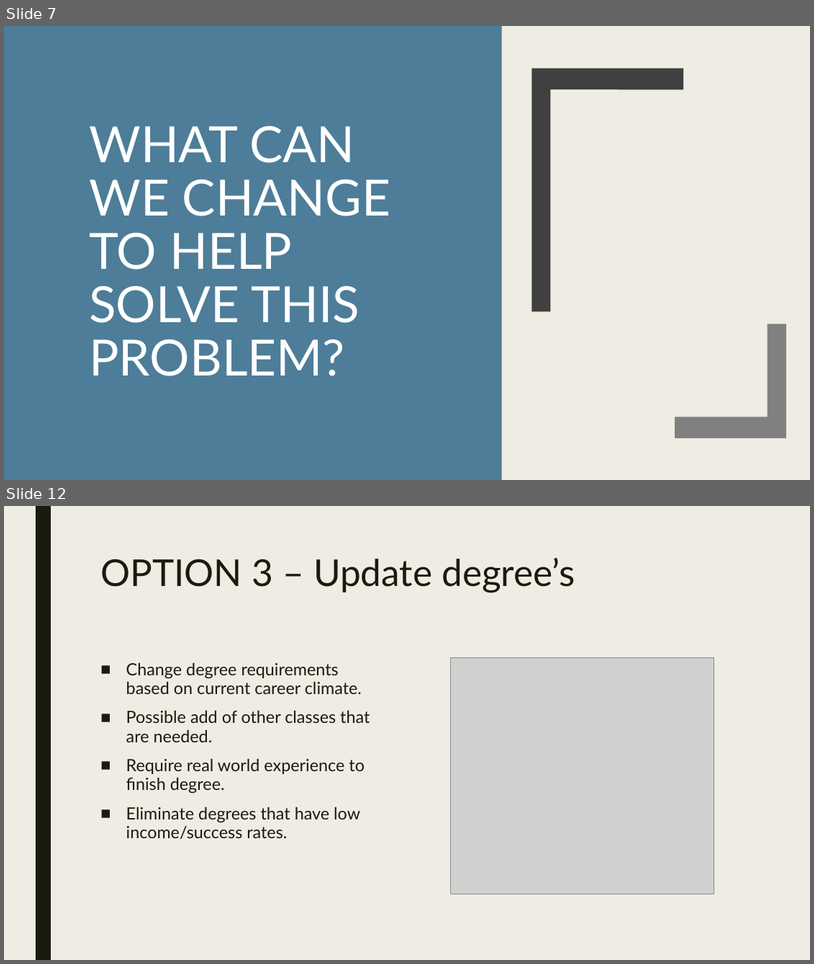
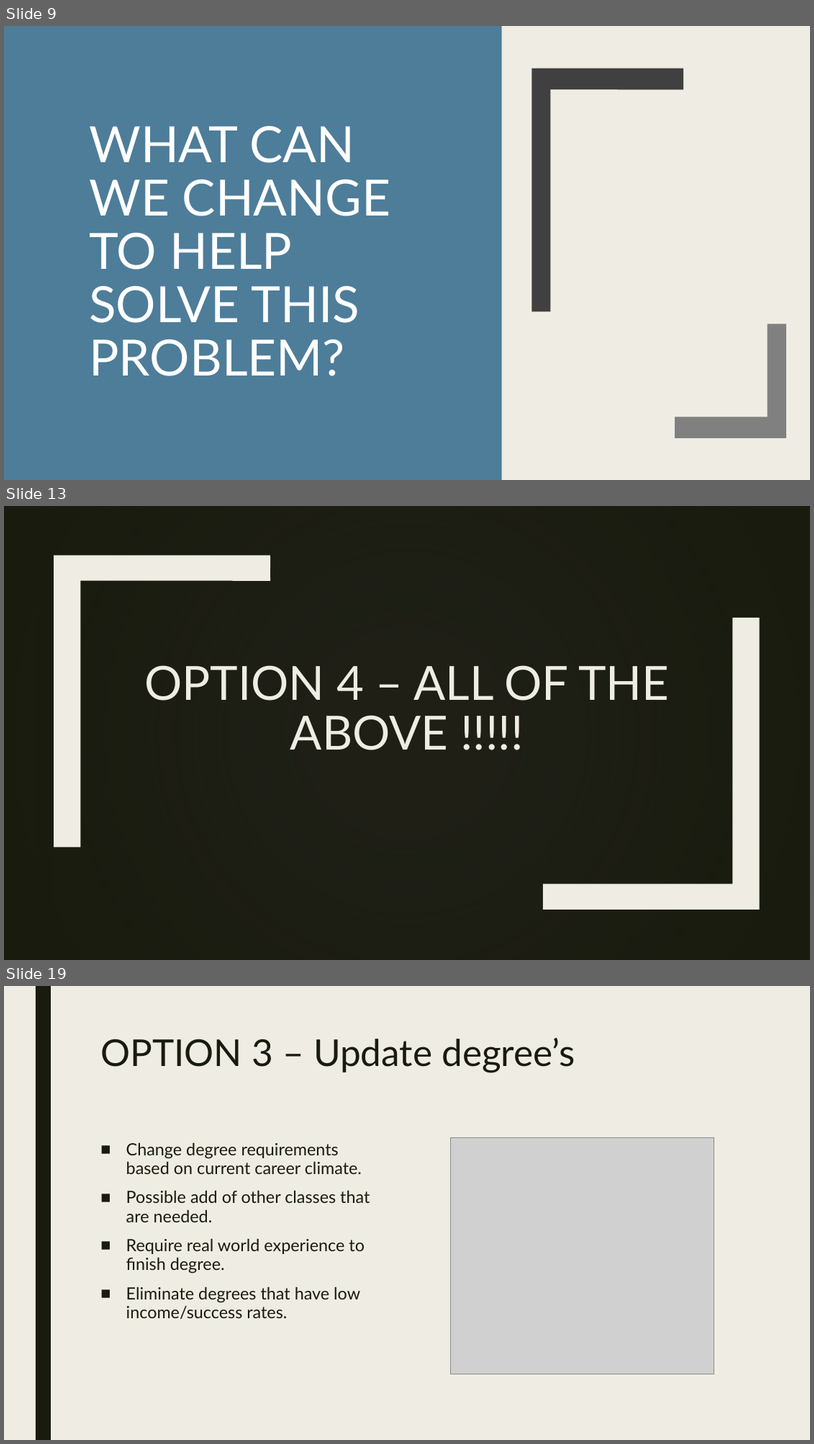
Before and after one commit to edunzer/YR3_TERM-4, a slide deck: PUBLIC SPEAKING/WEEK 6/PERSUASIVE SPEECH/PERSASIVE SPEECH.pptx. Shown one above the other, each under a label of ours: slides 7 and 12 before the commit, slides 9, 13 and 19 after it; the slides between them are not shown. The pictures are 814x964 and 814x1444 pixels, drawn with LibreOffice and Linux fonts; fonts in the diff are those of the drawing; grey boxes stand for pictures; background and template pictures are left out; a plain dark background stands for a picture behind light text. Boxes give left, top, right and bottom in pixels: in the first picture for what was removed or moved away, otherwise in the second. Text is boxed around its words. In the diff, an @@ line names an element or a change of style, - is before the commit and + after.

```diff
--- a/PUBLIC SPEAKING/WEEK 6/PERSUASIVE SPEECH/PERSASIVE SPEECH.pptx
+++ b/PUBLIC SPEAKING/WEEK 6/PERSUASIVE SPEECH/PERSASIVE SPEECH.pptx
@@ slide 13 added at [4,506,810,960], background picture (left out); not listed: 1 template element that a slide beside it also shows @@
@@ rectangle added at [4,506,810,960], fill gradient #191B0E @@
@@ freeform shape added at [54,555,270,847], fill #191B0E @@
@@ freeform shape added at [54,555,270,847], fill #EFEDE3 @@
@@ freeform shape added at [543,618,760,909], fill #191B0E @@
@@ freeform shape added at [543,618,760,909], fill #EFEDE3 @@
@@ title added at [144,665,669,750], 56 pt, text #EFEDE3 @@
+OPTION 4 – ALL OF THE ABOVE !!!!!
@@ what was slide 7 is now slide 9 @@
@@ what was slide 12 is now slide 19 @@
```
Also in this commit, not shown: 4 slides changed, 11 other slides added, 2 slides removed.
